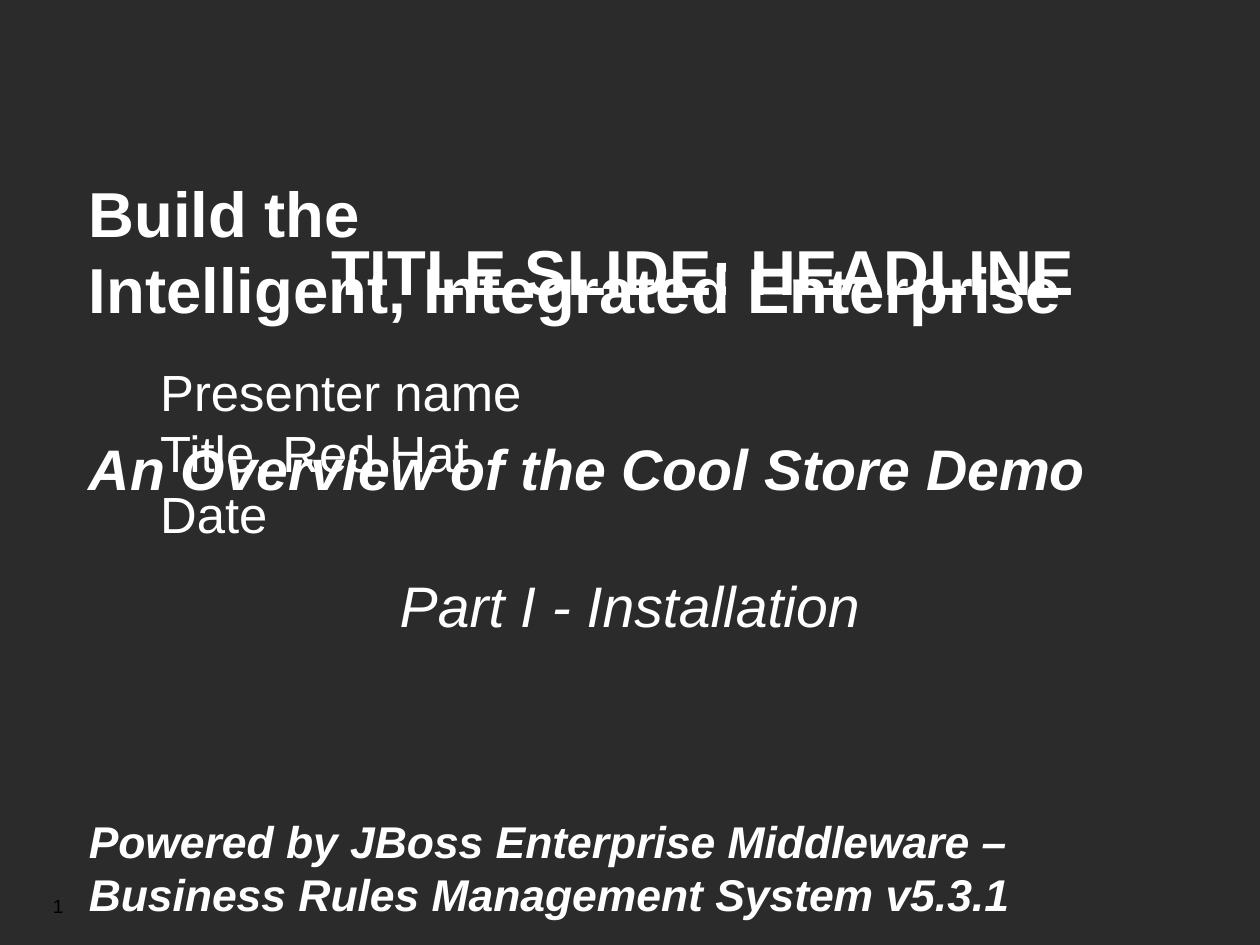
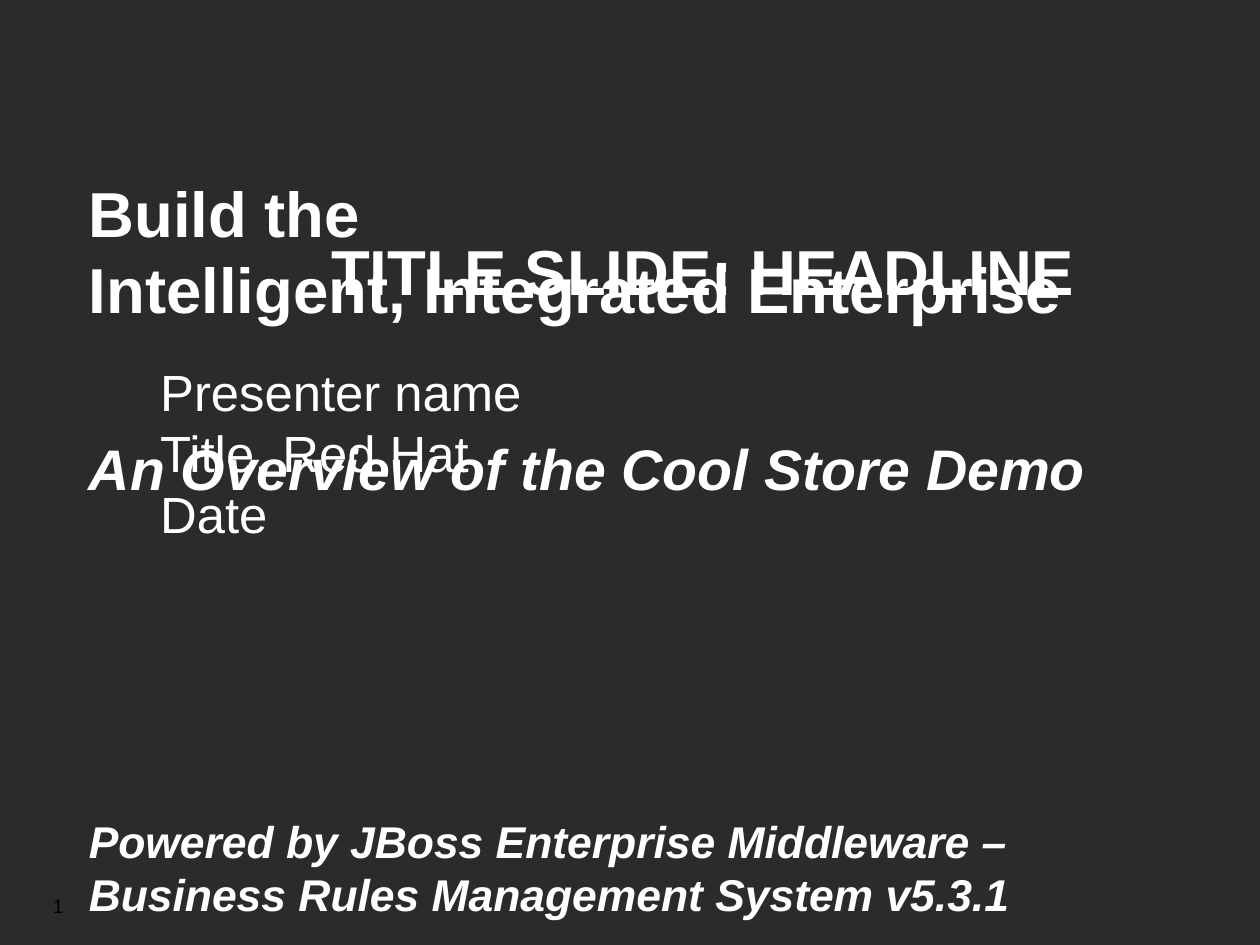
Before and after one commit to jbossdemocentral/brms-coolstore-demo, a slide deck: slide 1 of Demo Overview.odp. Drawn at 1260x945 pixels with LibreOffice and Linux fonts; fonts in the diff are those of the drawing; background and template pictures are left out; a plain dark background stands for a picture behind light text. Boxes give left, top, right and bottom in pixels: in the first picture for what was removed or moved away, otherwise in the second. Text is boxed around its words. In the diff, an @@ line names an element or a change of style, - is before the commit and + after.

```diff
--- a/Demo Overview.odp
+++ b/Demo Overview.odp
@@ text at (400, 585, 860, 628): paragraph removed @@
-Part I - Installation
```
Also in this commit, not shown: 1 other file.
